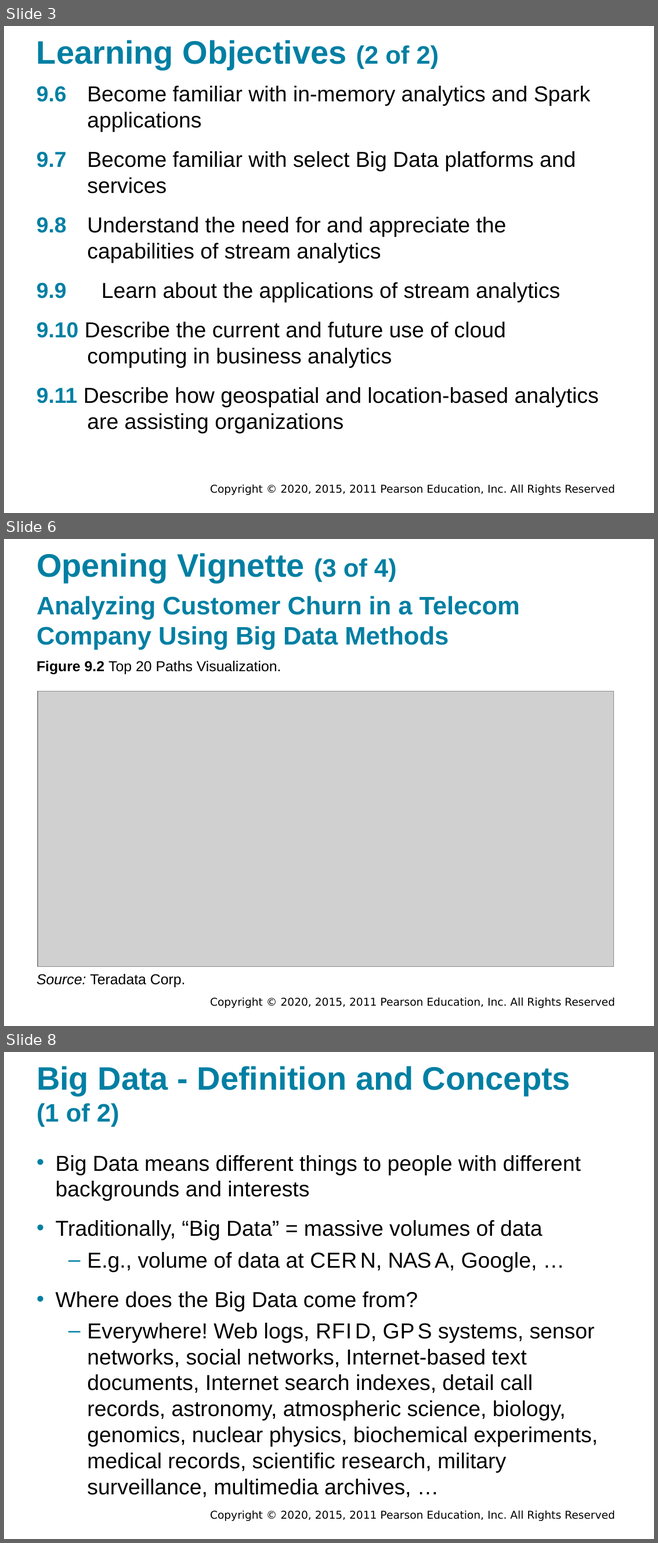
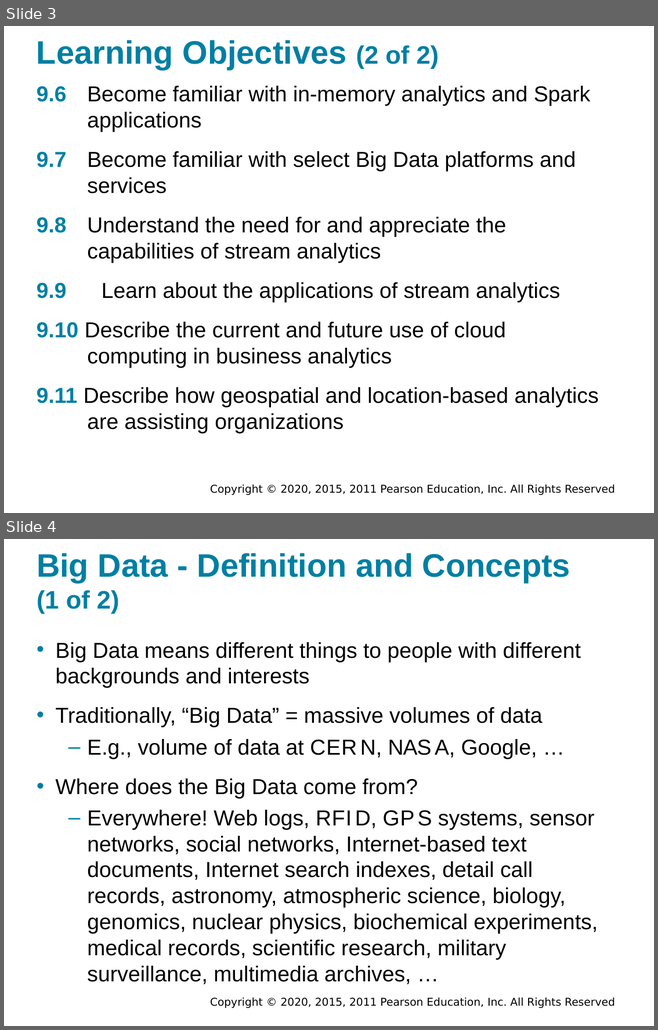
Before and after one commit to walkman617/DS2021, a slide deck: Slides/Sharda_11e_full_accessible_ppt_09.pptx. Shown one above the other, each under a label of ours: slides 3, 6 and 8 before the commit, slides 3 and 4 after it; the slides between them are not shown. The pictures are 658x1543 and 658x1030 pixels, drawn with LibreOffice and Linux fonts; fonts in the diff are those of the drawing; grey boxes stand for pictures; background and template pictures are left out. Boxes give left, top, right and bottom in pixels: in the first picture for what was removed or moved away, otherwise in the second. Text is boxed around its words. In the diff, an @@ line names an element or a change of style, - is before the commit and + after.

```diff
--- a/Slides/Sharda_11e_full_accessible_ppt_09.pptx
+++ b/Slides/Sharda_11e_full_accessible_ppt_09.pptx
@@ slide 6 removed at [4, 539, 654, 1026], background #FFFFFF; not listed: 1 template element that a slide beside it also shows @@
@@ title removed at [36, 553, 397, 583] @@
-Opening Vignette (3 of 4)
@@ text removed at [36, 596, 520, 650] @@
-Analyzing Customer Churn in a Telecom Company Using Big Data Methods
@@ text removed at [36, 661, 281, 675] @@
-Figure 9.2 Top 20 Paths Visualization.
@@ picture removed at [38, 691, 614, 966] @@
@@ text removed at [36, 974, 186, 987] @@
-Source: Teradata Corp.
@@ what was slide 8 is now slide 4 @@
```
Also in this commit, not shown: 3 other slides removed.
